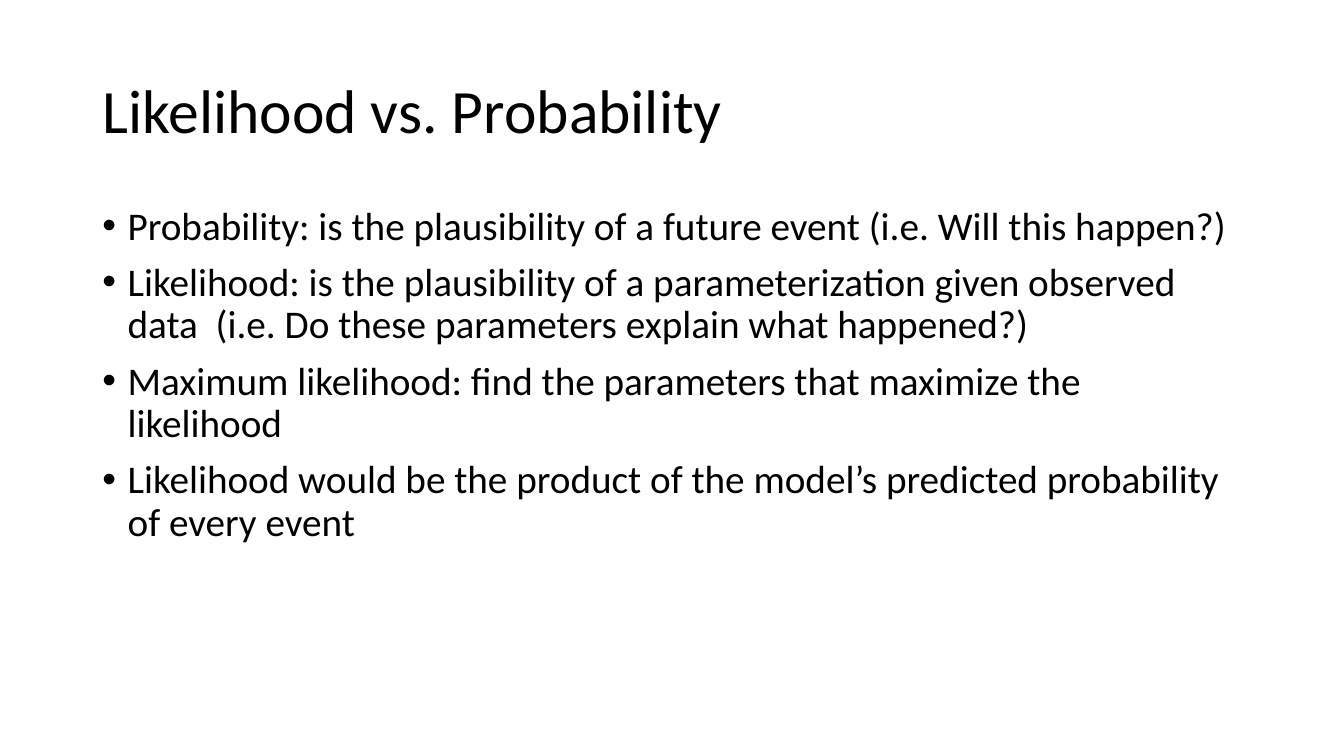
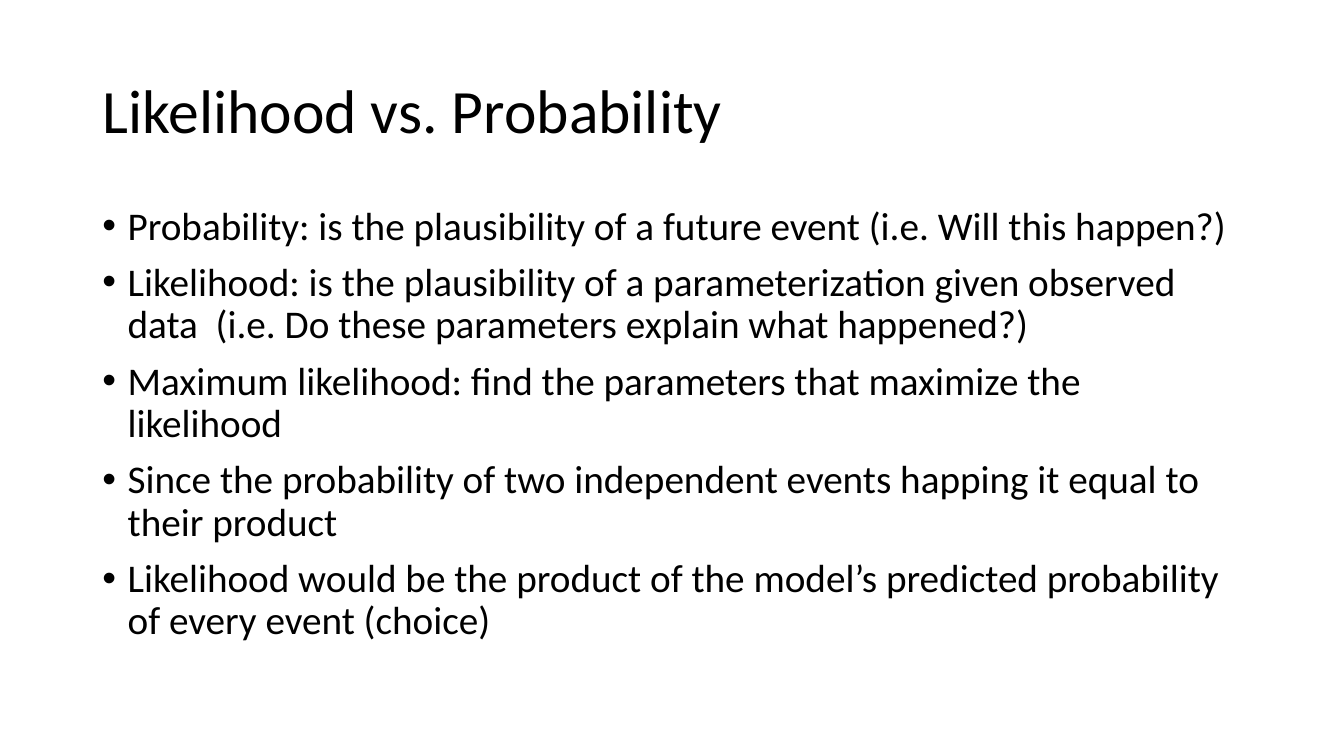
Before and after one commit to kcastanheira/Cog_modelling_tutorial, a slide deck: slide 26 of Modelling Tutorial.pptx. Drawn at 1344x756 pixels with LibreOffice and Linux fonts; fonts in the diff are those of the drawing. Boxes give left, top, right and bottom in pixels: in the first picture for what was removed or moved away, otherwise in the second. Text is boxed around its words. In the diff, an @@ line names an element or a change of style, - is before the commit and + after.

```diff
--- a/Modelling Tutorial.pptx
+++ b/Modelling Tutorial.pptx
@@ text at (x1=128, y1=465, x2=1219, y2=641): text changed @@
-• Likelihood would be the product of the model’s predicted probability of every event
+• Since the probability of two independent events happing it equal to their product
+• Likelihood would be the product of the model’s predicted probability of every event (choice)
```
Also in this commit, not shown: 5 other slides changed, 2 slides added.
